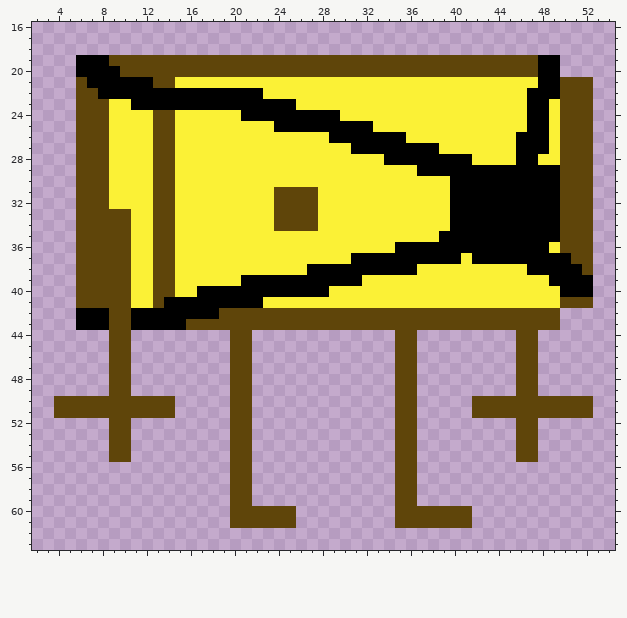
Pixel-art file, stored at Assets/Cousas de uma cena para as outras/Primos/Roberson/Roberson.ase. The picture above is the old version.
64x64 pixels, 1 frame. Shown: x 2..54, y 16..63.
After:
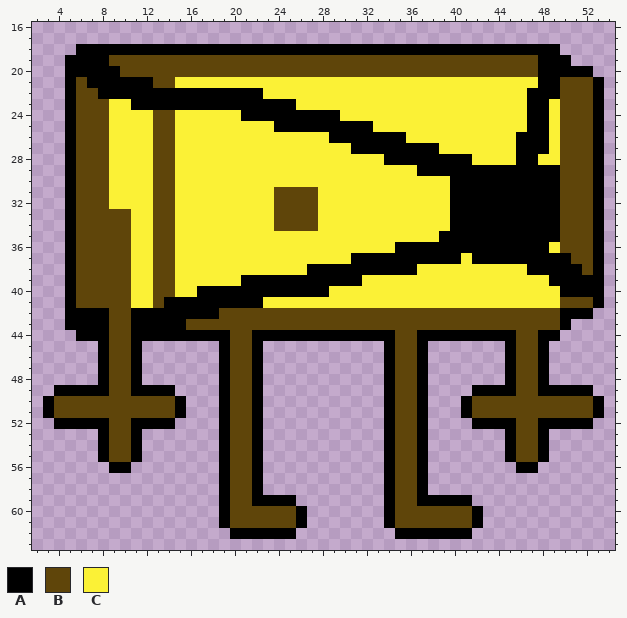
Palette (. is transparent): A #000000  B #5f450a  C #fbf136
Changes in this commit:
layer "contorno" added
Layer "contorno":
Colour A now appears in row 18 at x 6 to 49; in row 19 at x 5 and 50; in row 20 at x 5 and 50 to 52; in rows 21 to 41 at x 5 and 53; in row 42 at x 5 and 50 to 52; in row 43 at x 5 and 50.
Colour A now appears in row 44 at x 6 to 8, 11 to 19, 22 to 34, 37 to 45 and 48 to 49; in rows 45 to 48 at x 8, 11, 19, 22, 34, 37, 45 and 48; in row 49 at x 4 to 8, 11 to 14, 19, 22, 34, 37, 42 to 45 and 48 to 52; in rows 50 to 51 at x 3, 15, 19, 22, 34, 37, 41 and 53; in row 52 at x 4 to 8, 11 to 14, 19, 22, 34, 37, 42 to 45 and 48 to 52; in rows 53 to 55 at x 8, 11, 19, 22, 34, 37, 45 and 48.
Colour A now appears in row 56 at x 9 to 10, 19, 22, 34, 37 and 46 to 47; in rows 57 to 58 at x 19, 22, 34 and 37; in row 59 at x 19, 22 to 25, 34 and 37 to 41; in rows 60 to 61 at x 19, 26, 34 and 42; in row 62 at x 20 to 25 and 35 to 41.
Changed places in both pictures, as pixel boxes (x1, y1, x2, y2):
added: (43, 44, 604, 539)
